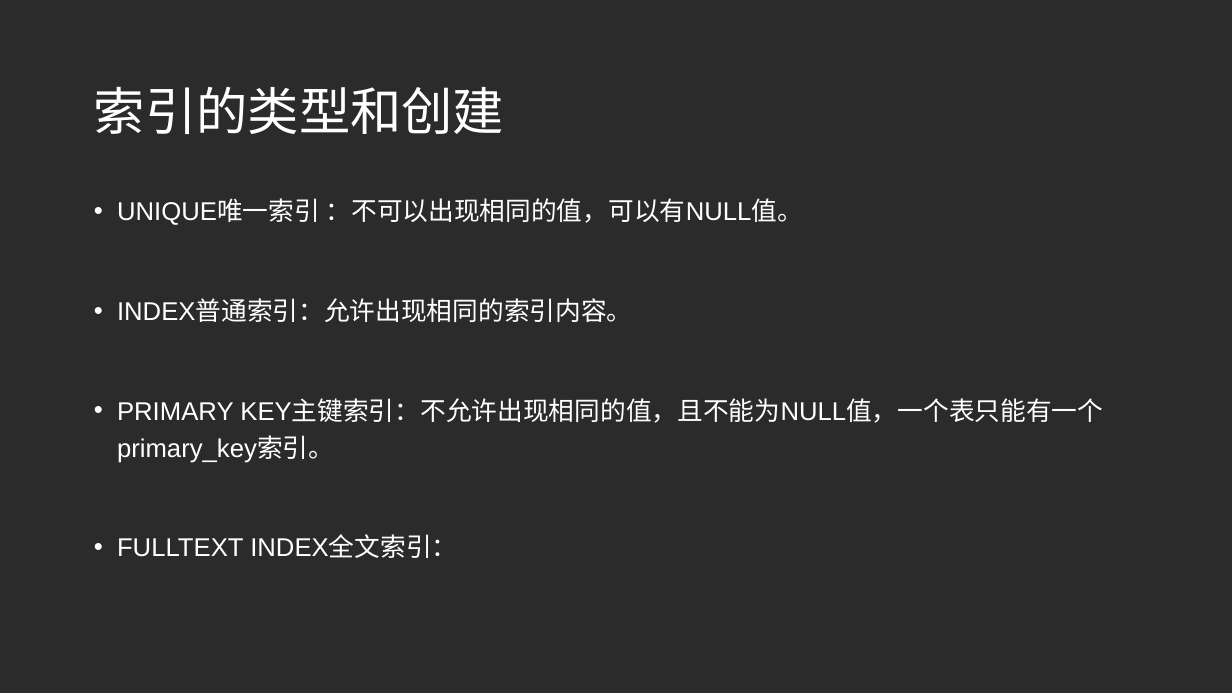
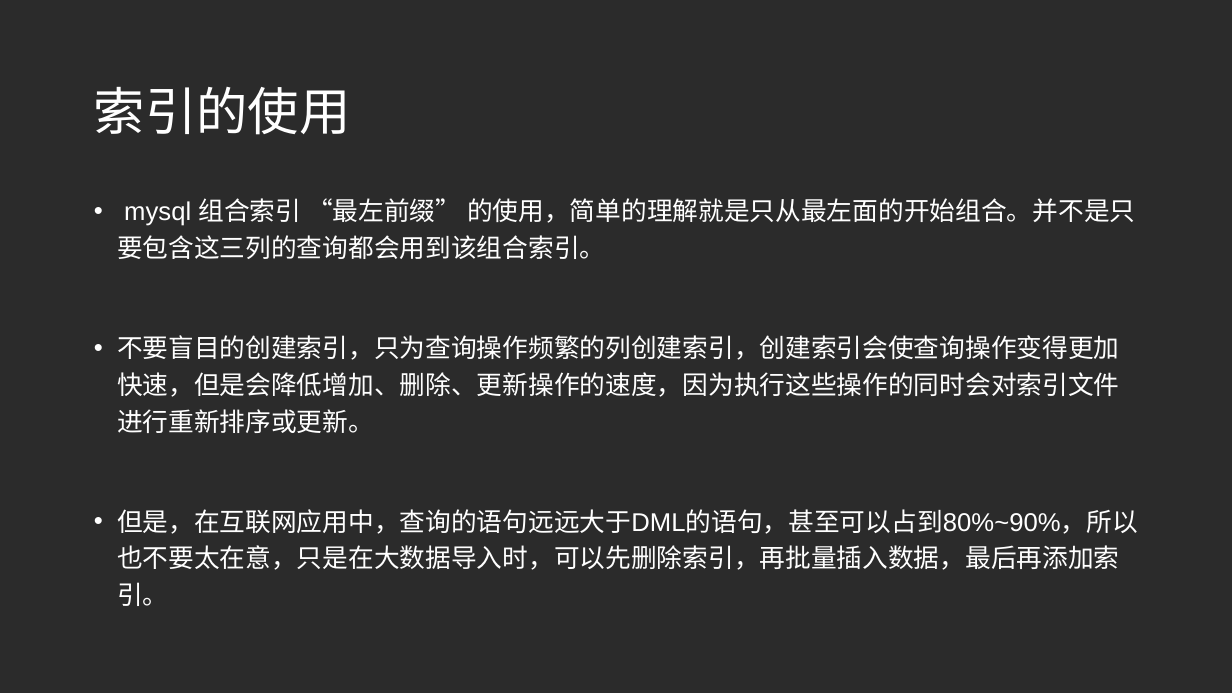
Before and after one commit to SilenceLoveLt/WorkSpaceNew, a slide deck: slide 4 of 工作/内部培训.pptx (slide 5 before the commit). Drawn at 1232x693 pixels with LibreOffice and Linux fonts; fonts in the diff are those of the drawing; background and template pictures are left out; a plain dark background stands for a picture behind light text. Boxes give left, top, right and bottom in pixels: in the first picture for what was removed or moved away, otherwise in the second. Text is boxed around its words. In the diff, an @@ line names an element or a change of style, - is before the commit and + after.

Commit message:
提交文件

```diff
--- a/工作/内部培训.pptx
+++ b/工作/内部培训.pptx
@@ title at [94,87,350,135]: text changed @@
-索引的类型和创建
+索引的使用
@@ text at [117,198,1138,606]: text changed @@
-• UNIQUE唯一索引 ：不可以出现相同的值，可以有NULL值。
-• INDEX普通索引：允许出现相同的索引内容。
-• PRIMARY KEY主键索引：不允许出现相同的值，且不能为NULL值，一个表只能有一个primary_key索引。
-• FULLTEXT INDEX全文索引：
+• mysql 组合索引 “最左前缀” 的使用，简单的理解就是只从最左面的开始组合。并不是只要包含这三列的查询都会用到该组合索引。
+• 不要盲目的创建索引，只为查询操作频繁的列创建索引，创建索引会使查询操作变得更加快速，但是会降低增加、删除、更新操作的速度，因为执行这些操作的同时会对索引文件进行重新排序或更新。
+• 但是，在互联网应用中，查询的语句远远大于DML的语句，甚至可以占到80%~90%，所以也不要太在意，只是在大数据导入时，可以先删除索引，再批量插入数据，最后再添加索引。
```
Also in this commit, not shown: 3 other slides changed, 3 slides added, 3 slides removed, 16 other files.
